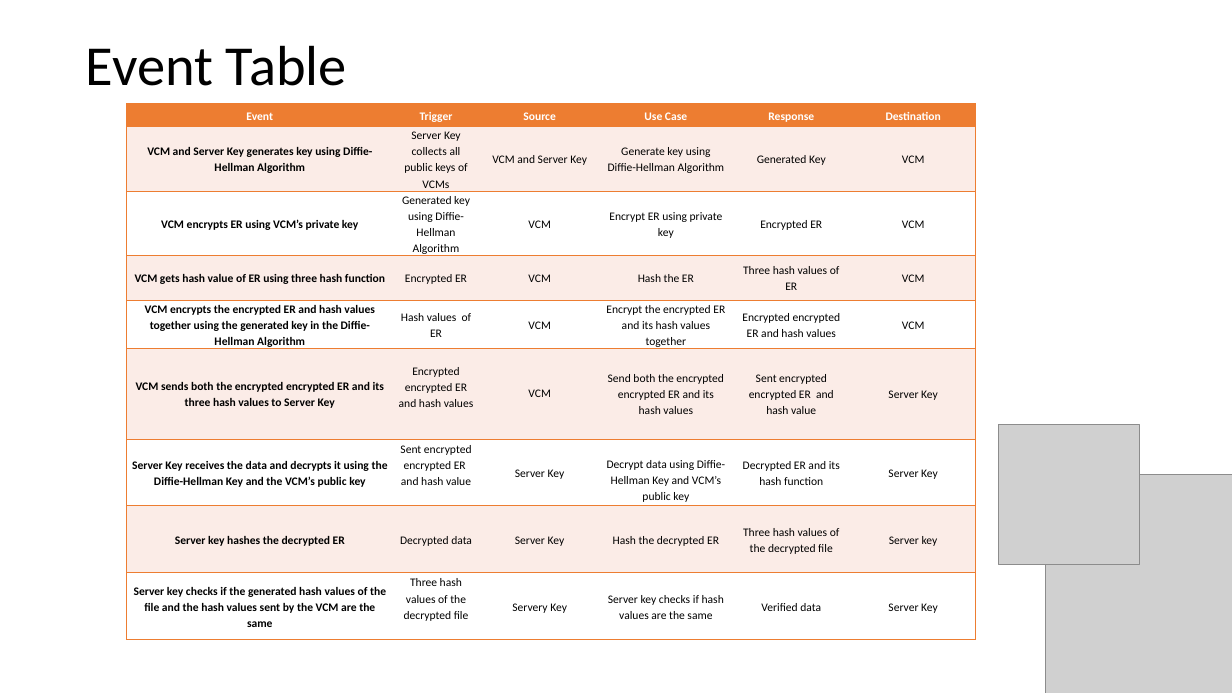
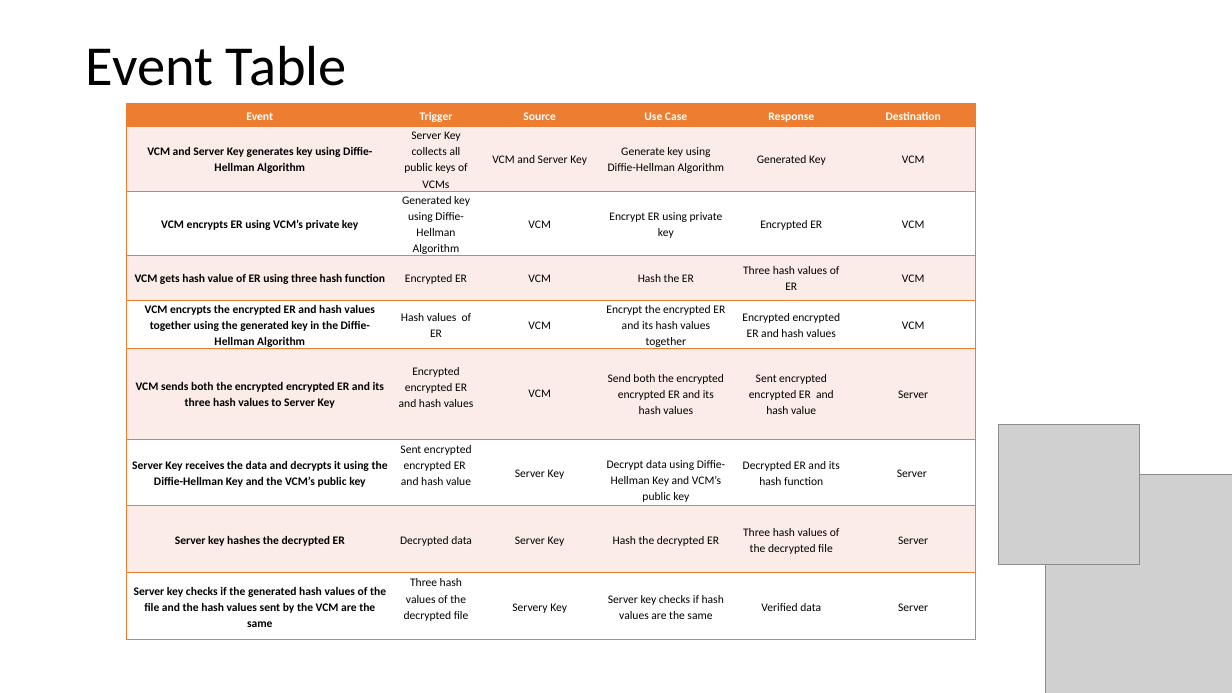
Before and after one commit to seans888/Project---Automate-Election, a slide deck: slide 1 of Documentation/Research Paper/AES diagrams.pptx. Drawn at 1232x693 pixels with LibreOffice and Linux fonts; fonts in the diff are those of the drawing; grey boxes stand for pictures. Boxes give left, top, right and bottom in pixels: in the first picture for what was removed or moved away, otherwise in the second. Text is boxed around its words. In the diff, an @@ line names an element or a change of style, - is before the commit and + after.

```diff
--- a/Documentation/Research Paper/AES diagrams.pptx
+++ b/Documentation/Research Paper/AES diagrams.pptx
@@ table at box(127, 104, 975, 636) @@
-row 6, column 6: Server Key
+row 6, column 6: Server
-row 7, column 6: Server Key
+row 7, column 6: Server
-row 8, column 6: Server key
+row 8, column 6: Server
-row 9, column 6: Server Key
+row 9, column 6: Server
```
Also in this commit, not shown: 13 other slides changed.
